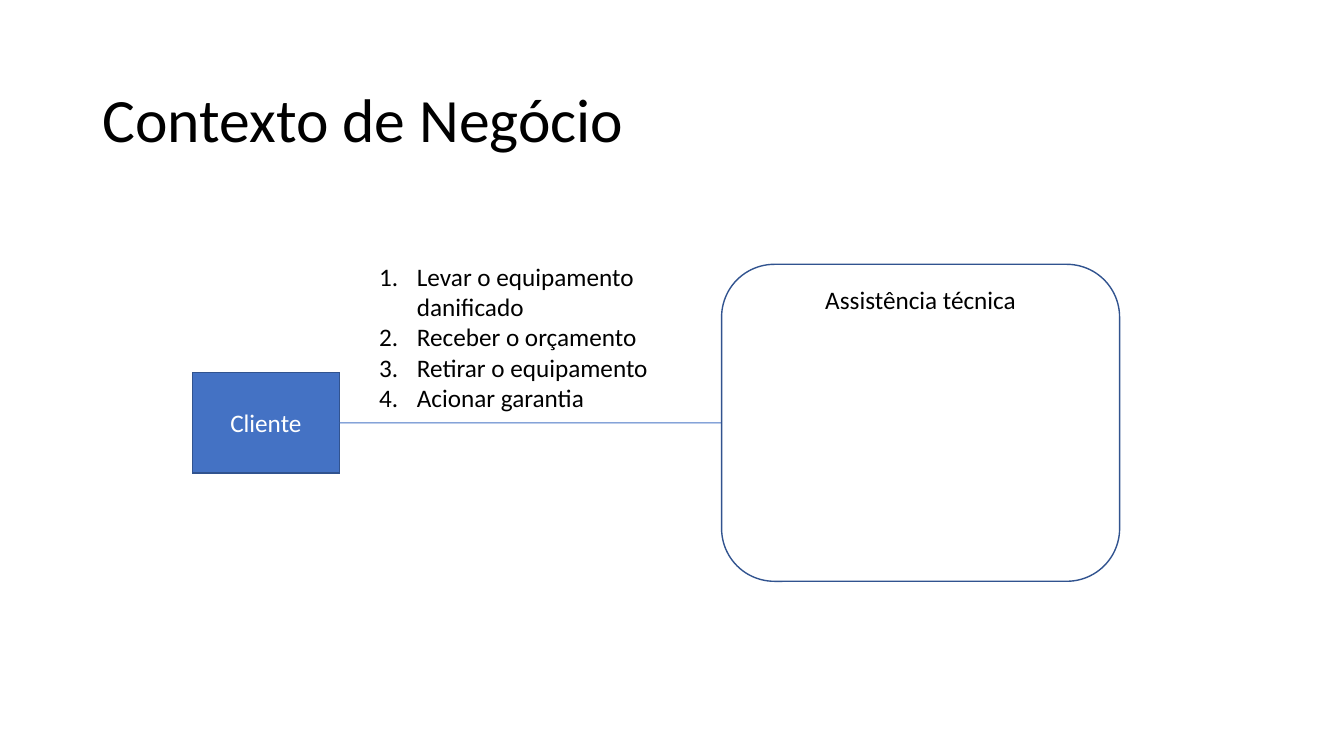
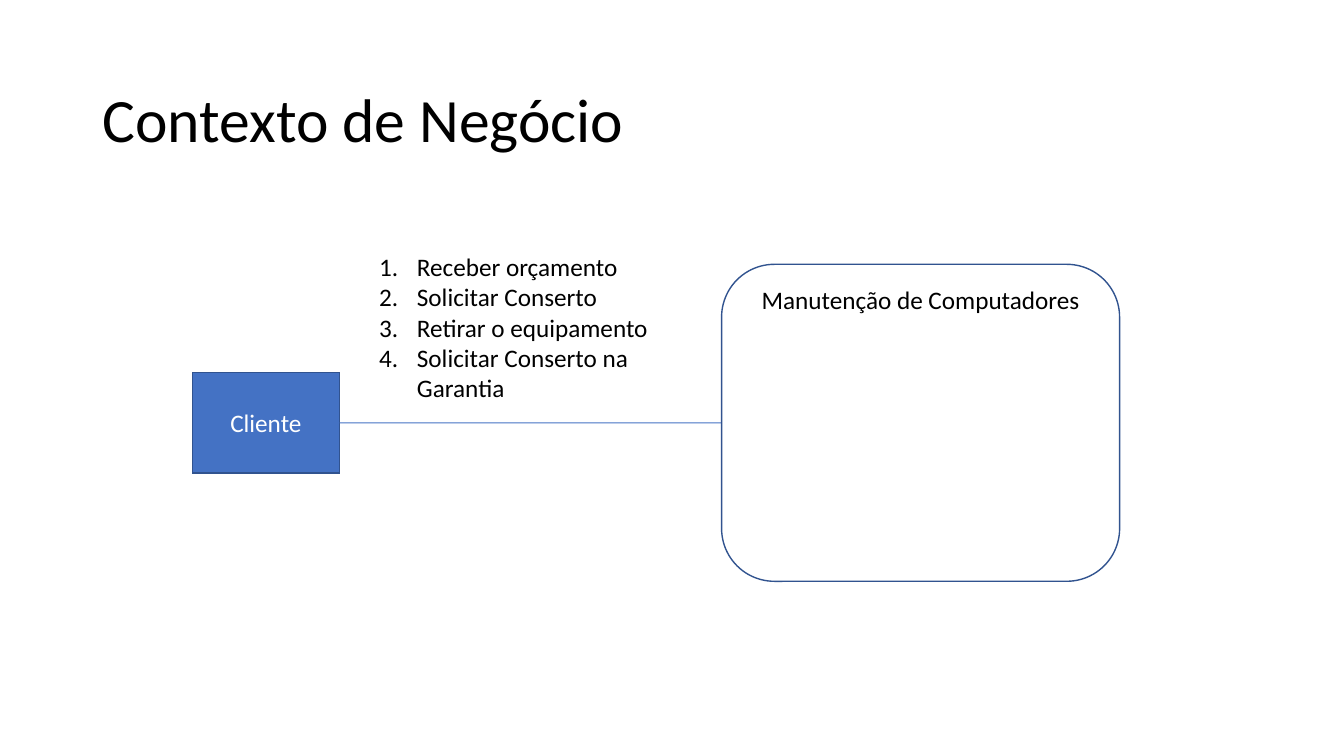
Before and after one commit to Vini505/Artefatos0, a slide deck: slide 1 of artefatos/15. Arquitetura de Negócio para cada Cenário.pptx. Drawn at 1344x756 pixels with LibreOffice and Linux fonts; fonts in the diff are those of the drawing. Boxes give left, top, right and bottom in pixels: in the first picture for what was removed or moved away, otherwise in the second. Text is boxed around its words. In the diff, an @@ line names an element or a change of style, - is before the commit and + after.

```diff
--- a/artefatos/15. Arquitetura de Negócio para cada Cenário.pptx
+++ b/artefatos/15. Arquitetura de Negócio para cada Cenário.pptx
@@ text "Receber orçamento": place and size @@
-text "Receber orçamento" at (417,268,647,412)
+text "Receber orçamento" at (417,258,647,398)
@@ text at (417,258,617,306): text changed @@
-1. Levar o equipamento danificado
-2. Receber o orçamento
+1. Receber orçamento
+2. Solicitar Conserto
@@ text in rounded rectangle at (762,291,1079,314): text changed @@
-Assistência técnica
+Manutenção de Computadores
@@ text at (417,349,628,398): text changed @@
-4. Acionar garantia
+4. Solicitar Conserto na Garantia
```
Also in this commit, not shown: 4 other slides changed.
